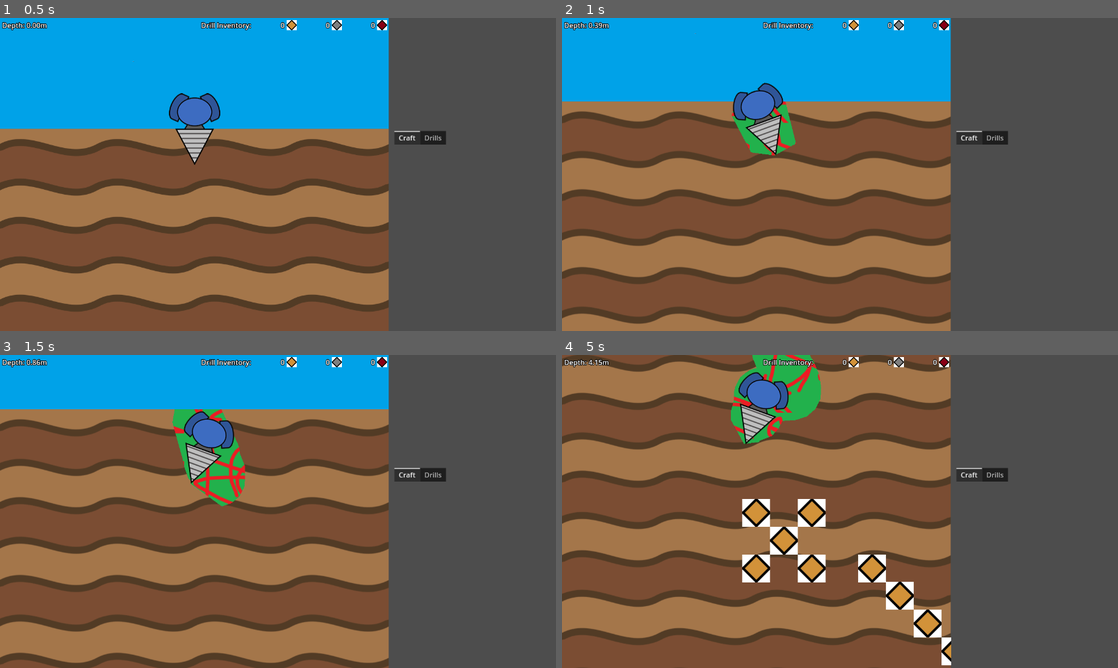
Above: before the commit, frames 1-4 (two rows, left to right).
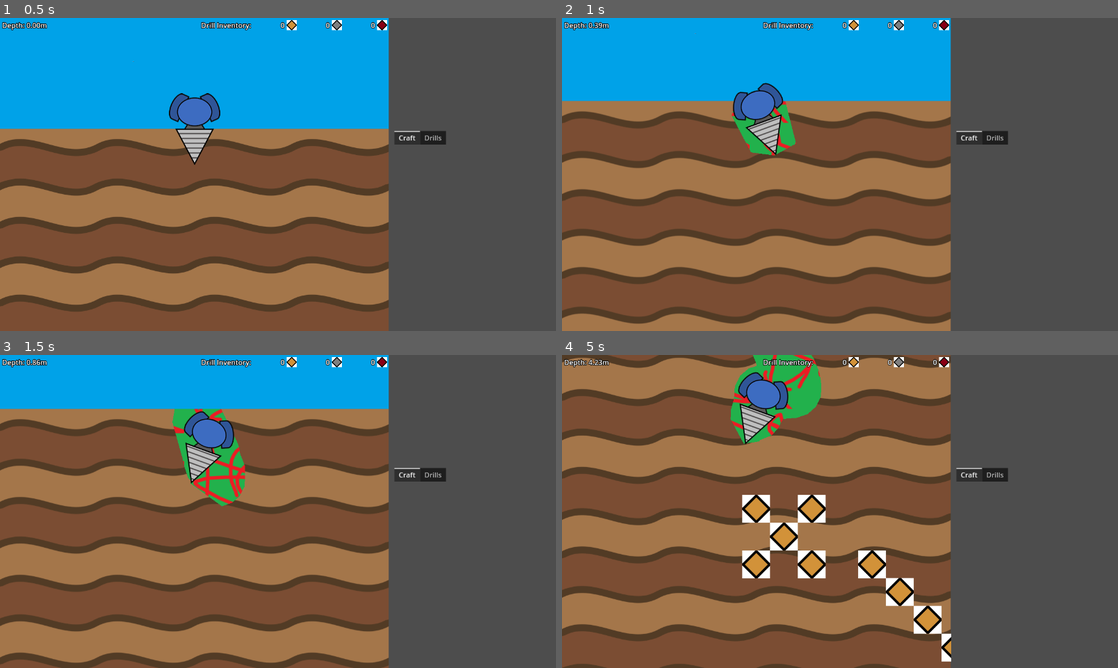
Above: after the commit, the same moments.

Repository: aNotSoCleverName/mechanicore
Game: Godot game, scene res://Main.tscn
Same seed, same stepped clock (60 frames per second), same inputs: the game is played once before the commit and once after it.
Inputs:
- Up to frame 1 (0.5 s): no input
- Up to frame 2 (1 s): tap Enter (ui_accept) at 0.5 s; hold Right (ui_right) from 0.53 s (still down); hold Enter (ui_accept) from 0.53 s (still down)
- Up to frame 3 (1.5 s): release Right (ui_right) at 1.28 s; release Enter (ui_accept) at 1.28 s; hold Left (ui_left) from 1.28 s (still down); tap Enter (ui_accept) at 1.35 s
- Up to frame 4 (5 s): tap Enter (ui_accept) at 1.52, 1.82, 2.85, 3.02, 3.32, 4.35, 4.52, 4.82 s; release Left (ui_left) at 2.03 s; hold Enter (ui_accept) 2.03-2.78 s; hold Right (ui_right) 2.03-3.53 s; hold Enter (ui_accept) 3.53-4.28 s; hold Left (ui_left) from 3.53 s (still down)

Frame 1 is identical in both runs. In frame 2, 0.1% of the frame differs, in the area x 0-70%, y 20-44%; in frame 3, 0.3%; in frame 4, 16%, in the area x 0-70%, y 0-100%.

Commit message:
Minimum speed now increases as drill digs deeper

Diff:
--- a/Endless Run/Drill/Drill.gd
+++ b/Endless Run/Drill/Drill.gd
@@ -1,7 +1,7 @@
 extends CharacterBody2D
 class_name Drill
 
-const START_VELOCITY: int = 100;
+const START_SPEED: float = 100;
 
 #region Properties
 var _isDocked: bool = true:
@@ -16,13 +16,25 @@
 		if (_isDocked):
 			self._speed = 0;
 
-var _speed: int = 0:
+var _minSpeed: float = self.START_SPEED:
+	get:
+		return _minSpeed;
+	set(inValue):
+		if (_minSpeed == inValue):
+			return;
+		_minSpeed = inValue;
+
+		self._speed = max(self._speed, _minSpeed);
+
+var _speed: float = 0:
 	get:
 		return _speed;
 	set(inValue):
-		if (_speed == inValue):
+		var newSpeed: float = max(inValue, _minSpeed);
+		if (_speed == newSpeed):
 			return;
-		_speed = inValue;
+		_speed = newSpeed;
+
 		self._UpdateVelocity();
 
 		if (_speed == 0):
@@ -75,6 +87,7 @@
 	SignalBus_EndlessRun.drill_change_pos.connect(
 		func (inPos: Vector2):
 			self.depth = (inPos.y - GlobalProperty_EndlessRun.SURFACE_Y) / 100;
+			self._minSpeed = min(1200, self.START_SPEED + self.depth);
 	)
 
 	SignalBus_EndlessRun.ore_pick.connect(
@@ -93,7 +106,7 @@
 		if (!self._isDocked):
 			return;
 		self._isDocked = false;
-		self._speed = START_VELOCITY;
+		self._speed = self.START_SPEED;
 		_directionDeg = SignalBus_EndlessRun.EDrillDirection.RIGHT;
 	elif (event.is_action_pressed("ui_left")):
 		_directionDeg = SignalBus_EndlessRun.EDrillDirection.LEFT;
